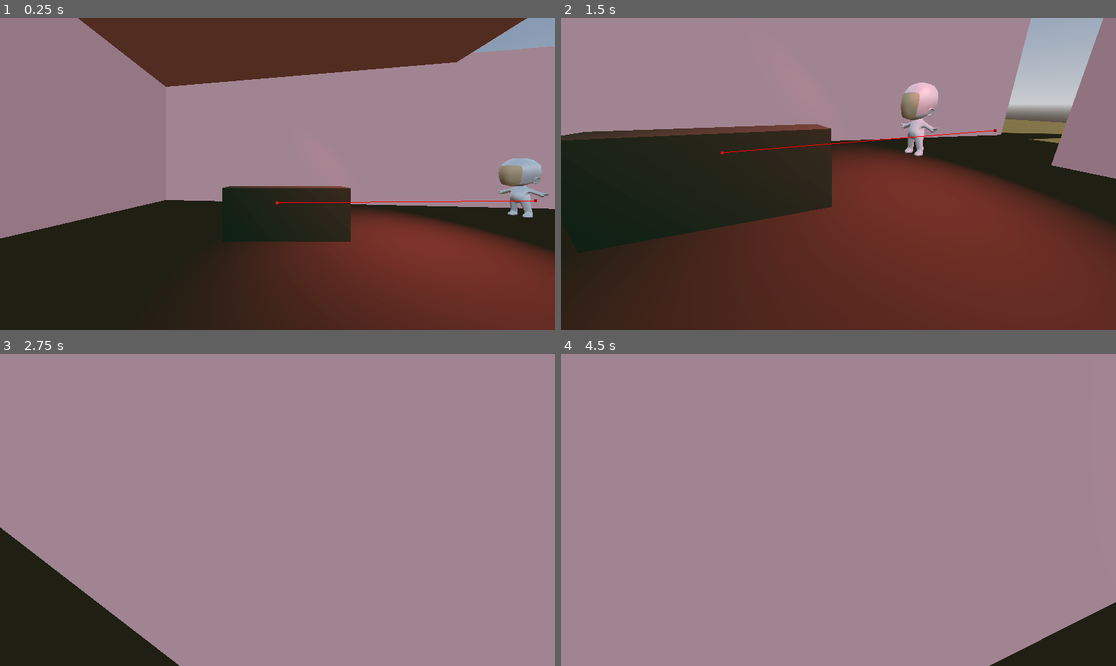
Above: before the commit, frames 1-4 (two rows, left to right).
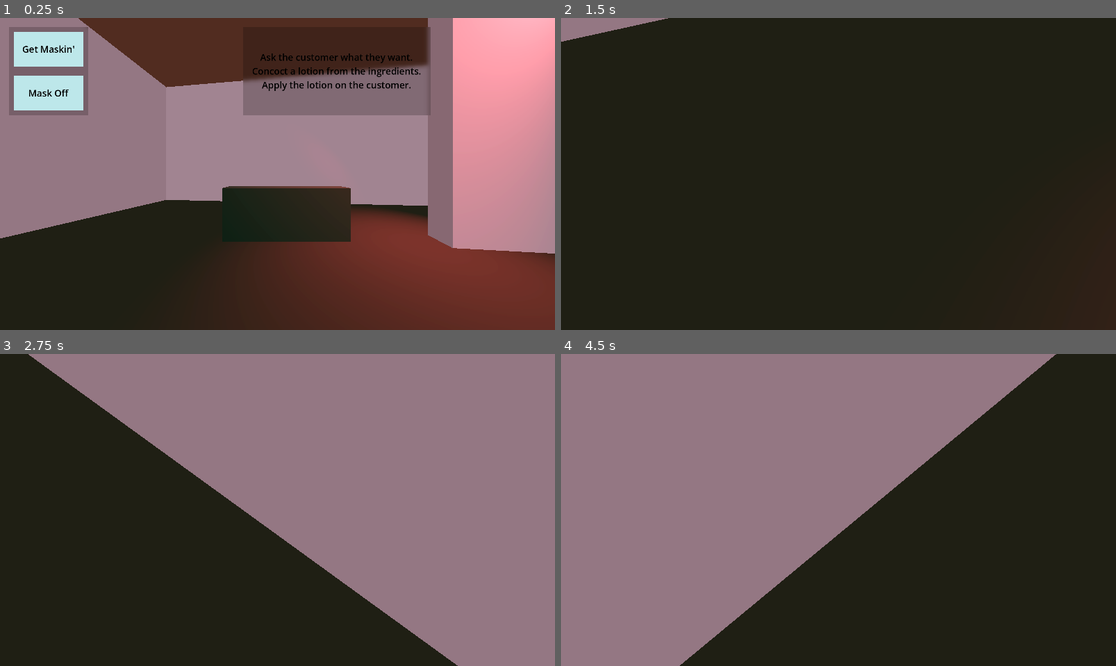
Above: after the commit, the same moments.

Repository: EppuKoskiranta/fgj26
Game: Godot game, scene res://root.tscn
The game is run twice, just before and just after one commit, with the same random seed, the same clock (stepped at 60 frames per second) and the same inputs.
Inputs (mouse positions are in pixels of both pictures, inside the frame that each line leads up to):
- Up to frame 1 (0.25 s): no input
- Up to frame 2 (1.5 s): click (610, 49) at 0.5 s, where only the run after the commit has a clickable "Get Maskin'"; tap Enter (ui_accept) at 1.25 s; move the mouse to (866, 174) at 1.27 s; hold Up (move_forward) from 1.28 s (still down); right-click (866, 174) at 1.35 s; click (866, 174) at 1.42 s
- Up to frame 3 (2.75 s): keep holding Up (move_forward); tap Enter (ui_accept) at 1.52, 2.27 s; move the mouse to (249, 510) at 2.02 s; tap E (interact) at 2.1 s; click (249, 510) at 2.17 s
- Up to frame 4 (4.5 s): keep holding Up (move_forward); tap Enter (ui_accept) at 2.75, 3.5, 3.77, 4.25 s; move the mouse to (849, 503) at 2.77 s; tap Tab at 2.85 s; click (849, 503) at 2.92 s; move the mouse to (832, 516) at 3.52 s; right-click (832, 516) at 3.6 s; click (832, 516) at 3.67 s; move the mouse to (877, 513) at 4.27 s; hold E (interact) from 4.28 s (still down); click (877, 513) at 4.42 s

The runs differ from the first frame. In frame 1, 26% of the frame differs, in the area x 1-100%, y 0-76%; in frame 2, 76%, in the area x 0-100%, y 0-100%; in frame 3, 37%; in frame 4, 42%.

Commit message:
Enhance the experience

Diff:
--- a/fgj-26-godot/Map/placeholder_map.tscn
+++ b/fgj-26-godot/Map/placeholder_map.tscn
@@ -169,6 +169,13 @@
 [sub_resource type="BoxShape3D" id="BoxShape3D_4hwbv"]
 size = Vector3(32.975, 7, 1)
 
+[sub_resource type="StandardMaterial3D" id="StandardMaterial3D_4hwbv"]
+albedo_color = Color(1, 0.52156866, 0.52156866, 1)
+
+[sub_resource type="PrismMesh" id="PrismMesh_lqxhj"]
+material = SubResource("StandardMaterial3D_4hwbv")
+size = Vector3(0.2, 0.2, 0.2)
+
 [sub_resource type="ProceduralSkyMaterial" id="ProceduralSkyMaterial_tcnmp"]
 sky_horizon_color = Color(0.66224277, 0.6717428, 0.6867428, 1)
 ground_horizon_color = Color(0.66224277, 0.6717428, 0.6867428, 1)
@@ -376,6 +383,7 @@
 transform = Transform3D(0.16063926, 0, 0.98701316, 0, 1, 0, -0.98701316, 0, 0.16063926, 11.193, 3.5, 0)
 
 [node name="MeshInstance3D" type="MeshInstance3D" parent="MapElements/Room/Node3D4" unique_id=959658793]
+transform = Transform3D(1.5930263, 0, 0, 0, 1, 0, 0, 0, 0.90348315, 0, 0, 0)
 mesh = SubResource("BoxMesh_lqxhj")
 
 [node name="StaticBody3D" type="StaticBody3D" parent="MapElements/Room/Node3D4" unique_id=1808396279]
@@ -408,6 +416,10 @@
 spot_attenuation = 0.61
 spot_angle_attenuation = 0.7578596
 
+[node name="MeshInstance3D" type="MeshInstance3D" parent="MapElements/Room/Lights/SpotLight3D" unique_id=22268340]
+transform = Transform3D(0.9999999, -1.8626451e-08, 2.0489097e-08, -5.2154064e-08, 0.9999997, 1.4901161e-08, -6.053597e-08, -2.9802322e-08, 0.99999976, 0.014960289, -0.14894629, 0.054118156)
+mesh = SubResource("PrismMesh_lqxhj")
+
 [node name="SpotLight3D2" type="SpotLight3D" parent="MapElements/Room/Lights" unique_id=819821326]
 transform = Transform3D(0.9454218, 0.19683796, -0.2596775, 0.021745108, 0.7570373, 0.6530099, 0.32512265, -0.6230166, 0.7114394, 3.1364722, 5.747689, 5.6423645)
 light_color = Color(0.9047478, 0.37205693, 0.4062181, 1)
@@ -418,6 +430,10 @@
 spot_range = 9.54
 spot_attenuation = 0.61
 spot_angle_attenuation = 0.7578596
+
+[node name="MeshInstance3D" type="MeshInstance3D" parent="MapElements/Room/Lights/SpotLight3D2" unique_id=559741732]
+transform = Transform3D(1, -1.4901161e-08, 4.4703484e-08, -5.9604645e-08, 0.9999999, 0, -4.4703484e-08, -2.9802322e-08, 1, 0.04276657, -0.018977165, 0.17504978)
+mesh = SubResource("PrismMesh_lqxhj")
 
 [node name="SpotLight3D3" type="SpotLight3D" parent="MapElements/Room/Lights" unique_id=1829332151]
 transform = Transform3D(1, 0, 0, 0, 0.4519366, 0.8920501, 0, -0.8920501, 0.4519366, -7.3428435, 6.7462425, 5.5013127)
@@ -431,6 +447,22 @@
 spot_attenuation = 0.61
 spot_angle_attenuation = 0.7578596
 
+[node name="MeshInstance3D" type="MeshInstance3D" parent="MapElements/Room/Lights/SpotLight3D3" unique_id=477064039]
+transform = Transform3D(1, -1.4901161e-08, 4.4703484e-08, -5.960465e-08, 0.9999999, 0, -4.4703494e-08, -2.9802322e-08, 1, 0.04276657, -0.44531608, -0.10508156)
+mesh = SubResource("PrismMesh_lqxhj")
+
+[node name="Node3D5" type="Node3D" parent="MapElements/Room" unique_id=1975156431]
+transform = Transform3D(0.16723344, 0, 0.98591727, 0, 1, 0, -0.98591727, 0, 0.16723344, 1.2316294, 2.5646486, 23.25544)
+
+[node name="MeshInstance3D" type="MeshInstance3D" parent="MapElements/Room/Node3D5" unique_id=1164491932]
+transform = Transform3D(1.5930263, 0, 0, 0, 1, 0, 0, 0, 0.90348315, 0, 0.80191517, 0)
+mesh = SubResource("BoxMesh_lqxhj")
+
+[node name="StaticBody3D" type="StaticBody3D" parent="MapElements/Room/Node3D5" unique_id=135574823]
+
+[node name="CollisionShape3D" type="CollisionShape3D" parent="MapElements/Room/Node3D5/StaticBody3D" unique_id=926223548]
+shape = SubResource("BoxShape3D_4hwbv")
+
 [node name="Environment" type="Node" parent="." unique_id=1827130198]
 
 [node name="WorldEnvironment" type="WorldEnvironment" parent="Environment" unique_id=1031688576]
--- a/fgj-26-godot/ScoreSystem/score_system.gd
+++ b/fgj-26-godot/ScoreSystem/score_system.gd
@@ -28,10 +28,12 @@
 
 func _calculate_score(customer_lotion_ratio : Array, lotion_ratio : Array, face_covered_ratio : float) -> float:
 	var score = 0.0
-	#half of points from correct lotion ratio
+
+	# Calculate delta for each value between customer and lotion ratios
 	for i in range(customer_lotion_ratio.size()):
-		if customer_lotion_ratio[i] == lotion_ratio[i]:
-			score += 0.1
+		var delta = abs(customer_lotion_ratio[i] - lotion_ratio[i])
+		# Deduct score based on delta
+		score += max(0.0, 0.2 - delta * 0.2)  # Max 0.2 per attribute, scaled by delta
 
 	#half of points from face covered ratio
 	score += (face_covered_ratio / 2)
--- a/fgj-26-godot/UI/start_menu.tscn
+++ b/fgj-26-godot/UI/start_menu.tscn
@@ -78,5 +78,39 @@
 horizontal_alignment = 1
 vertical_alignment = 1
 
+[node name="MarginContainer2" type="MarginContainer" parent="." unique_id=1077524573]
+layout_mode = 1
+anchors_preset = 5
+anchor_left = 0.5
+anchor_right = 0.5
+offset_left = -152.0
+offset_right = 529.0
+offset_bottom = 368.0
+grow_horizontal = 2
+mouse_filter = 0
+theme_override_constants/margin_left = 32
+theme_override_constants/margin_top = 32
+theme_override_constants/margin_bottom = 32
+
+[node name="ColorRect" type="ColorRect" parent="MarginContainer2" unique_id=714302249]
+material = ExtResource("1_dl586")
+layout_mode = 2
+
+[node name="MarginContainer" type="MarginContainer" parent="MarginContainer2" unique_id=722523312]
+layout_mode = 2
+theme_override_constants/margin_left = 16
+theme_override_constants/margin_top = 16
+theme_override_constants/margin_right = 16
+theme_override_constants/margin_bottom = 16
+
+[node name="Label" type="Label" parent="MarginContainer2/MarginContainer" unique_id=978843123]
+layout_mode = 2
+text = "Ask the customer what they want.
+Concoct a lotion from the ingredients.
+Apply the lotion on the customer."
+label_settings = ExtResource("4_j3hi8")
+horizontal_alignment = 1
+vertical_alignment = 1
+
 [connection signal="button_down" from="MarginContainer/MarginContainer/VBoxContainer/StartGame" to="." method="_on_start_game_button_down"]
 [connection signal="button_down" from="MarginContainer/MarginContainer/VBoxContainer/Quit" to="." method="_on_quit_button_down"]
--- a/fgj-26-godot/main.gd
+++ b/fgj-26-godot/main.gd
@@ -7,7 +7,7 @@
 
 func _ready() -> void:
 	player_camera.init(player.fps_view)
-	_on_start_menu_start_game() # TODO: Remove this and make menu visible
+	#_on_start_menu_start_game() # TODO: Remove this and make menu visible
 
 func _process(_delta: float) -> void:
 	pass
--- a/fgj-26-godot/project.godot
+++ b/fgj-26-godot/project.godot
@@ -18,6 +18,11 @@
 [autoload]
 
 Def="*uid://c7vij1woyghhv"
+
+[display]
+
+window/size/viewport_width=1920
+window/size/viewport_height=1080
 
 [global_group]
 
--- a/fgj-26-godot/root.tscn
+++ b/fgj-26-godot/root.tscn
@@ -15,7 +15,6 @@
 script = ExtResource("1_pq8q7")
 
 [node name="StartMenu" parent="." unique_id=1240488457 instance=ExtResource("2_eji0w")]
-visible = false
 
 [node name="Player" parent="." unique_id=2142164832 instance=ExtResource("3_vvh5c")]
 unique_name_in_owner = true
